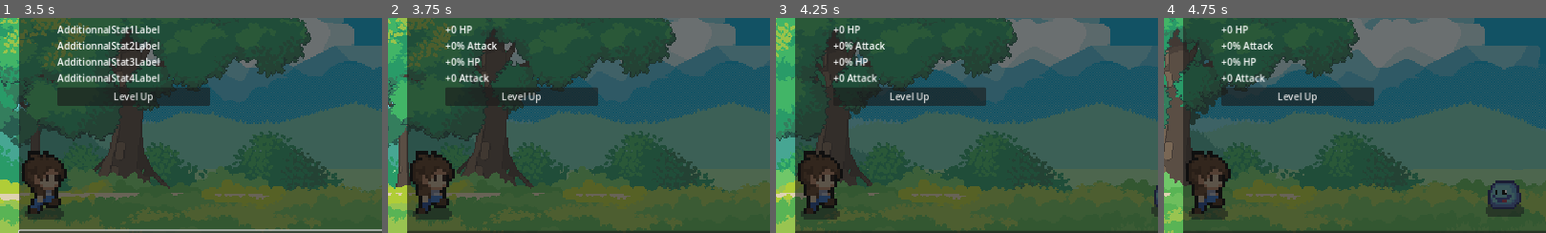
Above: before the commit, frames 1-4 (left to right).
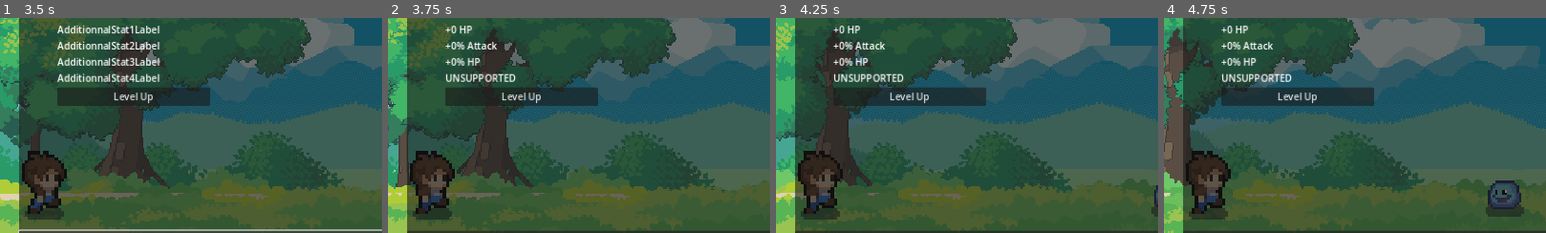
Above: after the commit, the same moments.

Repository: LSDAF/lsdaf_client
Game: Godot game, scene res://elements/main/main.tscn
The game is run twice, just before and just after one commit, with the same random seed, the same clock (stepped at 60 frames per second) and the same inputs.
Inputs:
- Up to frame 1 (3.5 s): click "Inventory" at 0.5 s; click "Characteristics" at 1.25 s; click "Level Up" at 2 s; click "Give a random item" at 2.75 s
- Up to frame 2 (3.75 s): click "1" at 3.5 s
- Up to frame 3 (4.25 s): no input
- Up to frame 4 (4.75 s): click "Inventory" at 4.25 s
The pictures show only the part of the screen within x 0-50%, y 42-92%; the shares and areas given below are measured in that part.

Frame 1 is identical in both runs. In frame 2, 0.5% of the frame differs, in the area x 15-34%, y 25-30%; in frame 3, 0.5%; in frame 4, 0.5%.

Commit message:
feat: refacto item stat pools

Diff:
--- a/autoload/services/items/items_service.gd
+++ b/autoload/services/items/items_service.gd
@@ -83,11 +83,11 @@
 		ItemType.ItemType.SWORD:
 			match item_rarity:
 				ItemRarity.ItemRarity.NORMAL:
-					return item_stats_pools.sword_normal
+					return item_stats_pools.swords.normal
 
 	# WIP
 	print("> for [Type ", item_type, "] ", "of [Rarity ", item_rarity, "] stats pool not found")
-	return item_stats_pools.sword_normal
+	return item_stats_pools.swords.normal
 
 
 func _roll_stat_value(item_stat_blueprint: ItemStatBlueprint) -> ItemStat:
--- a/elements/hud/inventory_menu/item_details_menu/item_details_menu.gd
+++ b/elements/hud/inventory_menu/item_details_menu/item_details_menu.gd
@@ -35,6 +35,8 @@
 			prettified_statistic = "+{0} {1}".format([current_value, "HP"])
 		ItemStatistics.ItemStatistics.HP_MULT:
 			prettified_statistic = "+{0}% {1}".format([current_value, "HP"])
+		_:
+			prettified_statistic = "UNSUPPORTED"
 
 	return prettified_statistic
 
--- /dev/null
+++ b/models/items/item_blueprint/stats/pools/item_rarity_stats_pools.gd
@@ -0,0 +1,6 @@
+extends Resource
+
+class_name ItemRarityStatsPools
+
+@export var normal: ItemStatsPool
+@export var rare: ItemStatsPool
--- a/models/items/item_blueprint/stats/pools/item_stats_pools.gd
+++ b/models/items/item_blueprint/stats/pools/item_stats_pools.gd
@@ -2,4 +2,9 @@
 
 class_name ItemStatsPools
 
-@export var sword_normal: ItemStatsPool
+@export var boots: ItemRarityStatsPools
+@export var chestplates: ItemRarityStatsPools
+@export var gloves: ItemRarityStatsPools
+@export var helmets: ItemRarityStatsPools
+@export var shields: ItemRarityStatsPools
+@export var swords: ItemRarityStatsPools
--- /dev/null
+++ b/resources/items/stats/pools/item_rarity_stats_pools/boots.tres
@@ -0,0 +1,6 @@
+[gd_resource type="Resource" script_class="ItemRarityStatsPools" load_steps=2 format=3 uid="uid://dygsyb6nj34kw"]
+
+[ext_resource type="Script" path="res://models/items/item_blueprint/stats/pools/item_rarity_stats_pools.gd" id="1_0wes3"]
+
+[resource]
+script = ExtResource("1_0wes3")
--- /dev/null
+++ b/resources/items/stats/pools/item_rarity_stats_pools/chestplates.tres
@@ -0,0 +1,6 @@
+[gd_resource type="Resource" script_class="ItemRarityStatsPools" load_steps=2 format=3 uid="uid://s0x35um3ld4b"]
+
+[ext_resource type="Script" path="res://models/items/item_blueprint/stats/pools/item_rarity_stats_pools.gd" id="1_c672u"]
+
+[resource]
+script = ExtResource("1_c672u")
--- /dev/null
+++ b/resources/items/stats/pools/item_rarity_stats_pools/gloves.tres
@@ -0,0 +1,6 @@
+[gd_resource type="Resource" script_class="ItemRarityStatsPools" load_steps=2 format=3 uid="uid://byomeaepst1cx"]
+
+[ext_resource type="Script" path="res://models/items/item_blueprint/stats/pools/item_rarity_stats_pools.gd" id="1_x7pb3"]
+
+[resource]
+script = ExtResource("1_x7pb3")
--- /dev/null
+++ b/resources/items/stats/pools/item_rarity_stats_pools/helmets.tres
@@ -0,0 +1,6 @@
+[gd_resource type="Resource" script_class="ItemRarityStatsPools" load_steps=2 format=3 uid="uid://eilxos3k6x1c"]
+
+[ext_resource type="Script" path="res://models/items/item_blueprint/stats/pools/item_rarity_stats_pools.gd" id="1_lqv8j"]
+
+[resource]
+script = ExtResource("1_lqv8j")
--- /dev/null
+++ b/resources/items/stats/pools/item_rarity_stats_pools/shields.tres
@@ -0,0 +1,6 @@
+[gd_resource type="Resource" script_class="ItemRarityStatsPools" load_steps=2 format=3 uid="uid://bol3oi1qv832y"]
+
+[ext_resource type="Script" path="res://models/items/item_blueprint/stats/pools/item_rarity_stats_pools.gd" id="1_a00b4"]
+
+[resource]
+script = ExtResource("1_a00b4")
--- /dev/null
+++ b/resources/items/stats/pools/item_rarity_stats_pools/swords/stats_pools/normal.tres
@@ -0,0 +1,15 @@
+[gd_resource type="Resource" script_class="ItemStatsPool" load_steps=9 format=3 uid="uid://qlfab2cdctae"]
+
+[ext_resource type="Resource" uid="uid://kpye4nvbsorv" path="res://resources/items/stats/attack_add.tres" id="1_ltji3"]
+[ext_resource type="Script" path="res://models/items/item_blueprint/stats/item_stat_blueprint.gd" id="1_wcpyb"]
+[ext_resource type="Script" path="res://models/items/item_blueprint/stats/pools/item_stats_pool.gd" id="2_iwju8"]
+[ext_resource type="Resource" uid="uid://d1emsfxy4lokp" path="res://resources/items/stats/attack_mult.tres" id="3_c8503"]
+[ext_resource type="Resource" uid="uid://2ll40nljb5u3" path="res://resources/items/stats/crit_chance.tres" id="4_0b1j2"]
+[ext_resource type="Resource" uid="uid://c6kd05ce16yns" path="res://resources/items/stats/crit_damage.tres" id="5_0qwye"]
+[ext_resource type="Resource" uid="uid://bg6ewikocejtl" path="res://resources/items/stats/hp_add.tres" id="6_h4r6t"]
+[ext_resource type="Resource" uid="uid://ddyvx7l3od5e3" path="res://resources/items/stats/hp_mult.tres" id="7_hl2me"]
+
+[resource]
+script = ExtResource("2_iwju8")
+main_stat = ExtResource("1_ltji3")
+potential_stats = Array[ExtResource("1_wcpyb")]([ExtResource("1_ltji3"), ExtResource("3_c8503"), ExtResource("4_0b1j2"), ExtResource("5_0qwye"), ExtResource("6_h4r6t"), ExtResource("7_hl2me")])
--- /dev/null
+++ b/resources/items/stats/pools/item_rarity_stats_pools/swords/swords.tres
@@ -0,0 +1,8 @@
+[gd_resource type="Resource" script_class="ItemRarityStatsPools" load_steps=3 format=3 uid="uid://b05ghcjc8i8vy"]
+
+[ext_resource type="Resource" uid="uid://qlfab2cdctae" path="res://resources/items/stats/pools/item_rarity_stats_pools/swords/stats_pools/normal.tres" id="1_okwig"]
+[ext_resource type="Script" path="res://models/items/item_blueprint/stats/pools/item_rarity_stats_pools.gd" id="2_6xedm"]
+
+[resource]
+script = ExtResource("2_6xedm")
+normal = ExtResource("1_okwig")
--- a/resources/items/stats/pools/item_stats_pools.tres
+++ b/resources/items/stats/pools/item_stats_pools.tres
@@ -1,8 +1,8 @@
-[gd_resource type="Resource" script_class="ItemStatsPools" load_steps=3 format=3 uid="uid://cbc6td0mylmks"]
+[gd_resource type="Resource" script_class="ItemStatsPools" load_steps=3 format=3 uid="uid://cis55y3bxvuh1"]
 
-[ext_resource type="Script" path="res://models/items/item_blueprint/stats/pools/item_stats_pools.gd" id="1_p4iqg"]
-[ext_resource type="Resource" uid="uid://cif3lpq1csqs4" path="res://resources/items/stats/pools/sword/sword_normal_pool.tres" id="2_r7big"]
+[ext_resource type="Script" path="res://models/items/item_blueprint/stats/pools/item_stats_pools.gd" id="1_fp0y0"]
+[ext_resource type="Resource" uid="uid://b05ghcjc8i8vy" path="res://resources/items/stats/pools/item_rarity_stats_pools/swords/swords.tres" id="2_inw1d"]
 
 [resource]
-script = ExtResource("1_p4iqg")
-sword_normal = ExtResource("2_r7big")
+script = ExtResource("1_fp0y0")
+swords = ExtResource("2_inw1d")
--- a/resources/items/stats/pools/sword/sword_normal_pool.tres
+++ /dev/null
@@ -1,13 +0,0 @@
-[gd_resource type="Resource" script_class="ItemStatsPool" load_steps=7 format=3 uid="uid://cif3lpq1csqs4"]
-
-[ext_resource type="Script" path="res://models/items/item_blueprint/stats/item_stat_blueprint.gd" id="1_m8qb4"]
-[ext_resource type="Resource" uid="uid://kpye4nvbsorv" path="res://resources/items/stats/attack_add.tres" id="2_mh4vg"]
-[ext_resource type="Resource" uid="uid://d1emsfxy4lokp" path="res://resources/items/stats/attack_mult.tres" id="3_fi1ga"]
-[ext_resource type="Script" path="res://models/items/item_blueprint/stats/pools/item_stats_pool.gd" id="4_f6iek"]
-[ext_resource type="Resource" uid="uid://bg6ewikocejtl" path="res://resources/items/stats/hp_add.tres" id="4_o78e3"]
-[ext_resource type="Resource" uid="uid://ddyvx7l3od5e3" path="res://resources/items/stats/hp_mult.tres" id="5_cs8gg"]
-
-[resource]
-script = ExtResource("4_f6iek")
-main_stat = ExtResource("2_mh4vg")
-potential_stats = Array[ExtResource("1_m8qb4")]([ExtResource("2_mh4vg"), ExtResource("3_fi1ga"), ExtResource("4_o78e3"), ExtResource("5_cs8gg")])
Not shown: 1 places in autoload/services/items/items_service.tscn that only renumber resources
